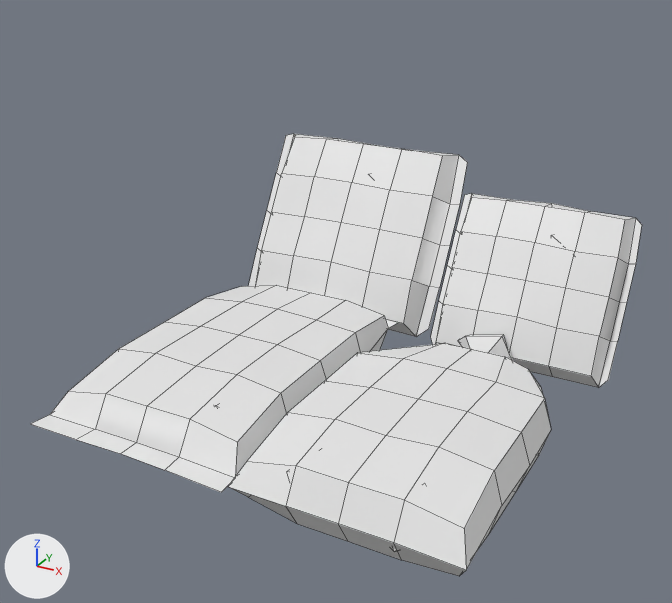
Renders of the FBX model Objects/Breadrolls/Breadroll.fbx from each side of a commit.
Before and after are seen from a 50 mm camera at (0.442, -0.901, 0.47) aimed at (0.013, -0.121, 0.081). Lighting does not change. The marker at lower left points along +X, +Y and +Z. Mesh edges are drawn as thin lines. Where no turn or scale is listed for an object, it has been applied to the vertices.

Names of what the first picture shows: 'E2_ST4_EM1_I1', 'E2_ST4_EM1_I2', 'E2_ST4_EM1_I3', 'E2_ST4_EM1_I4'.
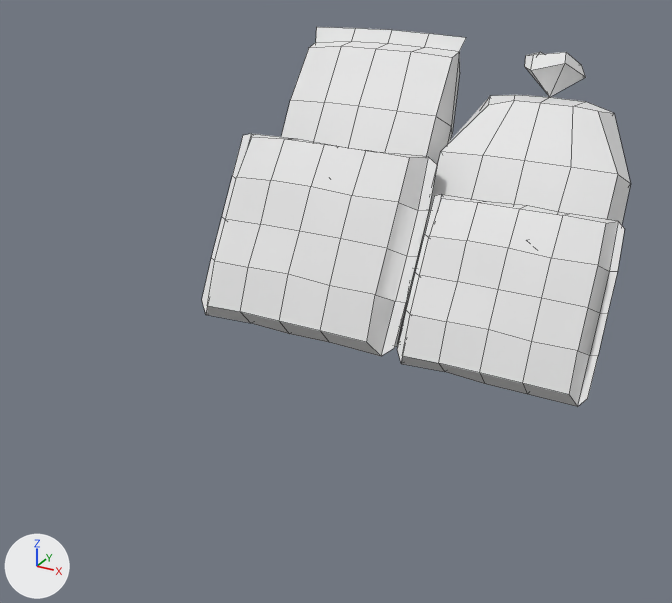
Boxes (x1, y1, x2, y2) around the edits, measured in the pictures (672 x 603 px):
'E2_ST4_EM1_I3', moved, turned: before (228, 334, 551, 576); after (398, 52, 630, 344)
'E2_ST4_EM1_I4', moved, turned: before (31, 285, 398, 492); after (281, 27, 466, 347)
'E2_ST4_EM1_I2', moved: before (249, 134, 467, 337); after (202, 134, 437, 356)
'E2_ST4_EM1_I1', moved: before (431, 193, 642, 387); after (397, 195, 625, 407)

The change in detail:
Object 'E2_ST4_EM1_I2' (ob_e2_st4_em1_i2) moves from (-0.136, 0.082, 0.03) to (-0.13, -0.028, 0.054).
Object 'E2_ST4_EM1_I1' (ob_e2_st4_em1_i1) moves from (0.122, 0.047, 0.025) to (0.122, -0.046, 0.049).
Object 'E2_ST4_EM1_I3' (ob_e2_st4_em1_i3) moves from (0.19, -0.271, -0.011) to (0.19, 0.039, 0.059).
Object 'E2_ST4_EM1_I3' (ob_e2_st4_em1_i3) turns from (0, 0, 90) to (0, -60, 90) degrees about x, y and z.
Object 'E2_ST4_EM1_I4' (ob_e2_st4_em1_i4) moves from (-0.033, -0.245, -0.011) to (-0.033, 0.069, 0.076).
Object 'E2_ST4_EM1_I4' (ob_e2_st4_em1_i4) turns from (0, 0, 90) to (0, -60, 90) degrees about x, y and z.
